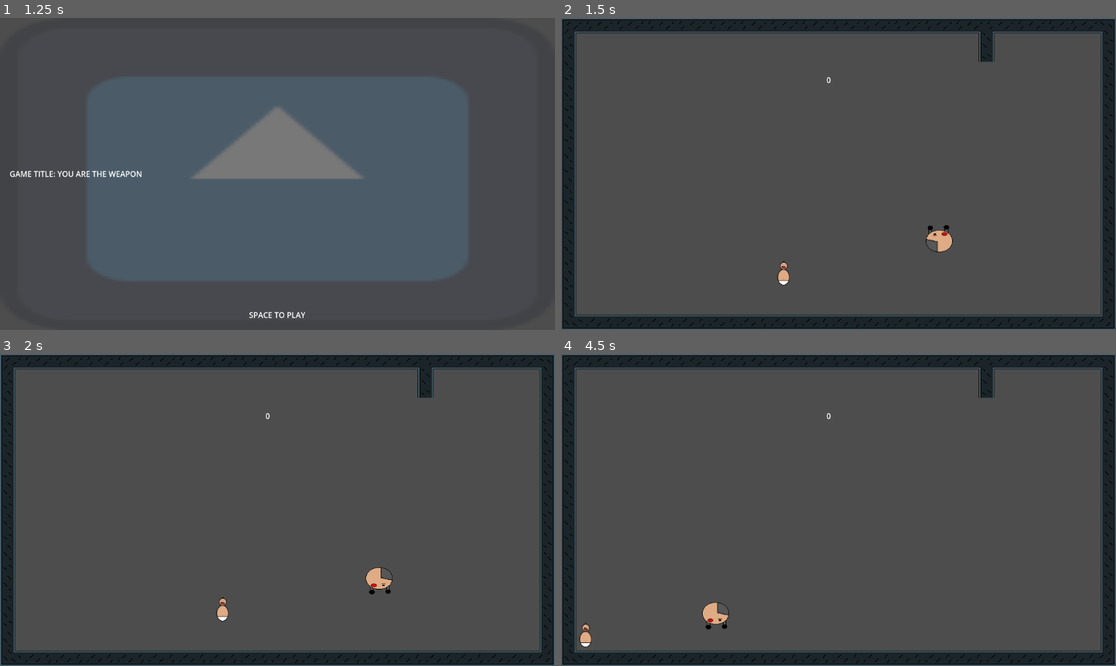
Above: before the commit, frames 1-4 (two rows, left to right).
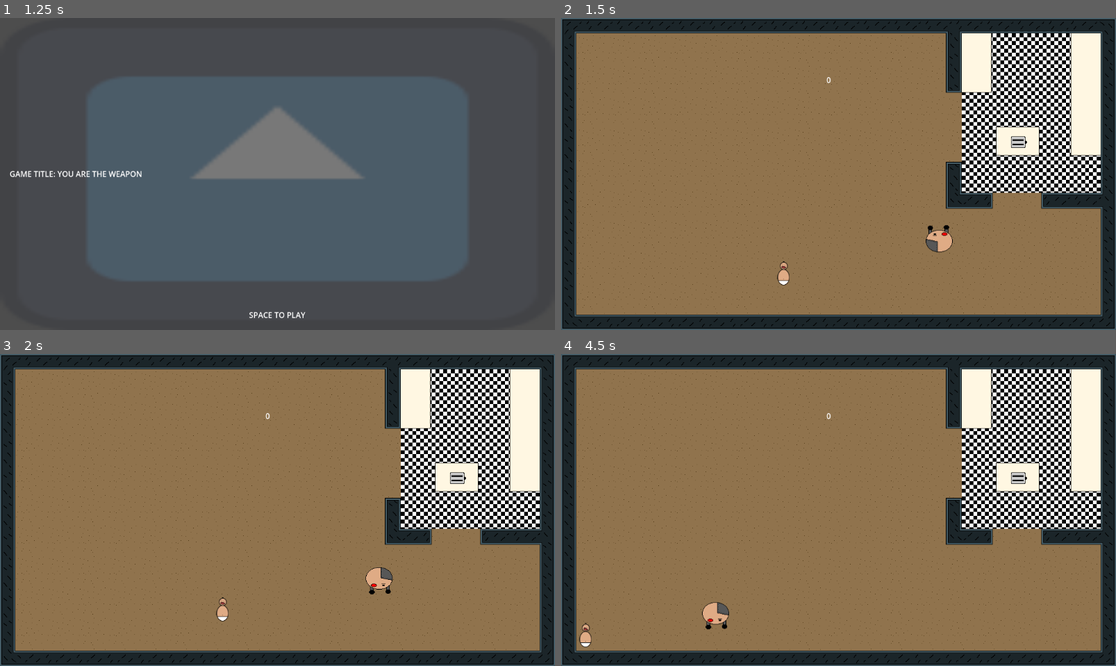
Above: after the commit, the same moments.

Repository: discoaaron/gamejam
Game: Godot game, scene res://scenes/menu/menu.tscn
Same seed, same stepped clock (60 frames per second), same inputs: the game is played once before the commit and once after it. The engine's default icon, where the game draws it, is replaced by a stand-in: a white triangle on a blue panel in a dark square.
Inputs:
- Up to frame 1 (1.25 s): tap Enter at 0.5 s; tap A (a) at 0.6 s; tap D (d) at 0.8 s
- Up to frame 2 (1.5 s): tap Space (space) at 1.25 s; tap D (d) at 1.35 s
- Up to frame 3 (2 s): tap E (e) at 1.55 s
- Up to frame 4 (4.5 s): tap Enter at 2, 3.5 s; hold Q (q) 2.03-2.78 s; tap E (e) at 2.1 s; tap Space (space) at 2.75, 4.25 s; tap Q (q) at 2.85 s; tap S (s) at 3.05, 3.6 s; tap W (w) at 3.8, 4.35 s

Frame 1 is identical in both runs. In frame 2, 84% of the frame differs, in the area x 2-98%, y 4-96%; in frame 3, 84%; in frame 4, 84%.

Commit message:
Adding assets to main

Diff:
--- a/game/Main.tscn
+++ b/game/Main.tscn
@@ -1,10 +1,17 @@
-[gd_scene load_steps=6 format=3 uid="uid://xwxup6f3hc8h"]
+[gd_scene load_steps=13 format=3 uid="uid://xwxup6f3hc8h"]
 
 [ext_resource type="Script" path="res://main.gd" id="1_m74ch"]
 [ext_resource type="PackedScene" uid="uid://dre28xt7mpcfn" path="res://scenes/all_walls/wallcorner.tscn" id="2_iwlok"]
 [ext_resource type="PackedScene" uid="uid://c6sahoulewigm" path="res://scenes/all_walls/wallstraight.tscn" id="3_52rpf"]
 [ext_resource type="PackedScene" uid="uid://be01h6qhgp5b" path="res://scenes/all_walls/walllongstraight.tscn" id="3_8747k"]
 [ext_resource type="PackedScene" uid="uid://v83dlctc1oua" path="res://scenes/all_walls/walljoint.tscn" id="5_x3qqu"]
+[ext_resource type="Texture2D" uid="uid://b17klsih03xxc" path="res://art/Carpet speckled.png" id="6_5ahhh"]
+[ext_resource type="PackedScene" uid="uid://cc0y04c6ea4it" path="res://scenes/all_walls/wallstraightend.tscn" id="6_q67f0"]
+[ext_resource type="Texture2D" uid="uid://cmh045y6a8v75" path="res://art/kitchen/Floor tiles.png" id="7_sk75g"]
+[ext_resource type="PackedScene" uid="uid://barrb3i5shvy4" path="res://scenes/all_kitchen/k_bflushedge.tscn" id="7_w1uw1"]
+[ext_resource type="PackedScene" uid="uid://xcfmc4nra18" path="res://scenes/all_kitchen/k_bflush.tscn" id="8_dkbco"]
+[ext_resource type="PackedScene" uid="uid://bk1ine5xwxmip" path="res://scenes/all_kitchen/k_bflushend.tscn" id="9_8tx62"]
+[ext_resource type="PackedScene" uid="uid://bs7lus22j3wpu" path="res://scenes/risk_objects/toaster.tscn" id="12_arlyk"]
 
 [node name="Main" type="Node2D"]
 script = ExtResource("1_m74ch")
@@ -86,9 +93,64 @@
 position = Vector2(1085, 16)
 rotation = -1.5708
 
-[node name="walljoint" parent="." instance=ExtResource("5_x3qqu")]
+[node name="kitchenwalls" type="Node" parent="."]
+
+[node name="walljoint" parent="kitchenwalls" instance=ExtResource("5_x3qqu")]
 z_index = 1
-position = Vector2(884, 59)
+position = Vector2(816, 59)
+rotation = 3.14159
+
+[node name="wallstraightend" parent="kitchenwalls" instance=ExtResource("6_q67f0")]
+position = Vector2(816, 123)
+rotation = 3.14159
+
+[node name="walljoint2" parent="kitchenwalls" instance=ExtResource("5_x3qqu")]
+position = Vector2(1093, 380)
+rotation = -1.5708
+
+[node name="wallstraightend2" parent="kitchenwalls" instance=ExtResource("6_q67f0")]
+position = Vector2(1029, 380)
+rotation = -1.5708
+
+[node name="wallcorner" parent="kitchenwalls" instance=ExtResource("2_iwlok")]
+position = Vector2(816, 380)
+rotation = 3.14159
+
+[node name="wallstraightend3" parent="kitchenwalls" instance=ExtResource("6_q67f0")]
+position = Vector2(815, 331)
+
+[node name="wallstraightend4" parent="kitchenwalls" instance=ExtResource("6_q67f0")]
+position = Vector2(864, 379)
+rotation = 1.5708
+
+[node name="Kitchen" type="Node" parent="."]
+
+[node name="KBflushedge" parent="Kitchen" instance=ExtResource("7_w1uw1")]
+position = Vector2(864, 125)
+rotation = 3.14159
+
+[node name="KBflush" parent="Kitchen" instance=ExtResource("8_dkbco")]
+position = Vector2(864, 64)
+rotation = 3.14159
+
+[node name="KBflush2" parent="Kitchen" instance=ExtResource("8_dkbco")]
+position = Vector2(1088, 64)
+
+[node name="KBflush3" parent="Kitchen" instance=ExtResource("8_dkbco")]
+position = Vector2(1088, 128)
+
+[node name="KBflush4" parent="Kitchen" instance=ExtResource("8_dkbco")]
+position = Vector2(1088, 192)
+
+[node name="KBflushedge2" parent="Kitchen" instance=ExtResource("7_w1uw1")]
+position = Vector2(1088, 256)
+rotation = -1.5708
+
+[node name="KBflushend" parent="Kitchen" instance=ExtResource("9_8tx62")]
+position = Vector2(933, 256)
+
+[node name="KBflushend2" parent="Kitchen" instance=ExtResource("9_8tx62")]
+position = Vector2(963, 256)
 rotation = 3.14159
 
 [node name="Label" type="Label" parent="."]
@@ -96,3 +158,27 @@
 offset_top = 117.0
 offset_right = 591.0
 offset_bottom = 140.0
+
+[node name="Carpet" type="TextureRect" parent="."]
+z_index = -1
+offset_left = 32.0
+offset_top = 32.0
+offset_right = 1120.0
+offset_bottom = 616.0
+texture = ExtResource("6_5ahhh")
+stretch_mode = 1
+
+[node name="KitchenFloor" type="TextureRect" parent="."]
+z_index = -1
+offset_left = 832.0
+offset_top = 32.0
+offset_right = 1120.0
+offset_bottom = 363.0
+texture = ExtResource("7_sk75g")
+stretch_mode = 1
+
+[node name="RiskItems" type="Node" parent="."]
+
+[node name="Toaster" parent="RiskItems" instance=ExtResource("12_arlyk")]
+position = Vector2(948, 256)
+rotation = 1.5708
--- /dev/null
+++ b/game/scenes/all_walls/wallstraightend.tscn
@@ -0,0 +1,15 @@
+[gd_scene load_steps=3 format=3 uid="uid://cc0y04c6ea4it"]
+
+[ext_resource type="Texture2D" uid="uid://bxjldf5ujxfik" path="res://art/walls/Wall striaght end.png" id="1_xbt63"]
+
+[sub_resource type="RectangleShape2D" id="RectangleShape2D_4pkbp"]
+size = Vector2(33, 64)
+
+[node name="wallstraightend" type="StaticBody2D"]
+
+[node name="Sprite2D" type="Sprite2D" parent="."]
+texture = ExtResource("1_xbt63")
+
+[node name="CollisionShape2D" type="CollisionShape2D" parent="."]
+position = Vector2(0.5, 0)
+shape = SubResource("RectangleShape2D_4pkbp")
--- /dev/null
+++ b/game/scenes/risk_objects/toaster.tscn
@@ -0,0 +1,23 @@
+[gd_scene load_steps=4 format=3 uid="uid://bs7lus22j3wpu"]
+
+[ext_resource type="Texture2D" uid="uid://b350irr6tj4c1" path="res://art/Toaster floating.png" id="1_akojh"]
+
+[sub_resource type="RectangleShape2D" id="RectangleShape2D_rexxd"]
+size = Vector2(60, 64)
+
+[sub_resource type="CircleShape2D" id="CircleShape2D_20137"]
+radius = 44.0114
+
+[node name="Toaster" type="StaticBody2D"]
+
+[node name="Sprite2D" type="Sprite2D" parent="."]
+texture = ExtResource("1_akojh")
+
+[node name="CollisionShape2D" type="CollisionShape2D" parent="."]
+visible = false
+shape = SubResource("RectangleShape2D_rexxd")
+
+[node name="Action Area" type="Area2D" parent="."]
+
+[node name="CollisionShape2D" type="CollisionShape2D" parent="Action Area"]
+shape = SubResource("CircleShape2D_20137")
